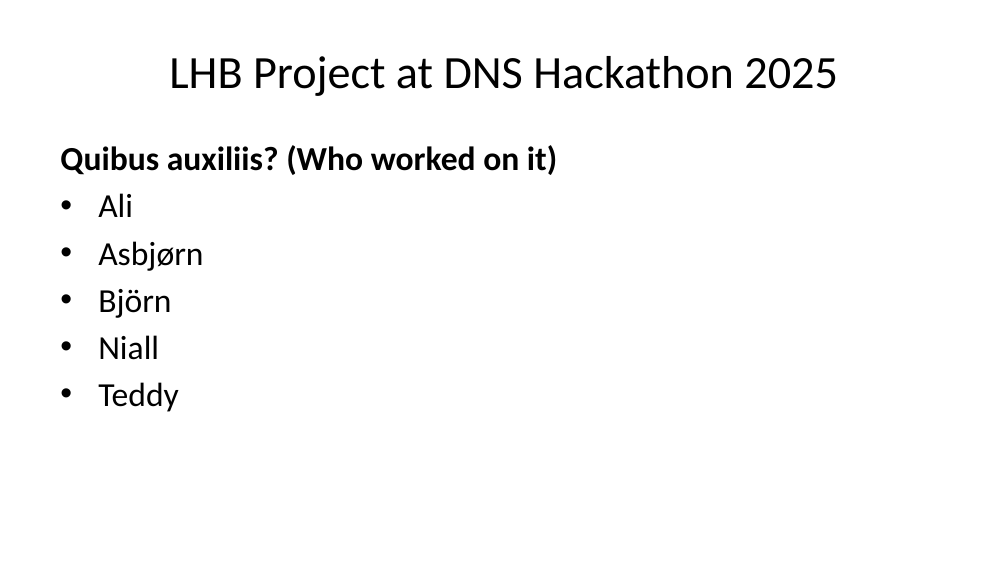
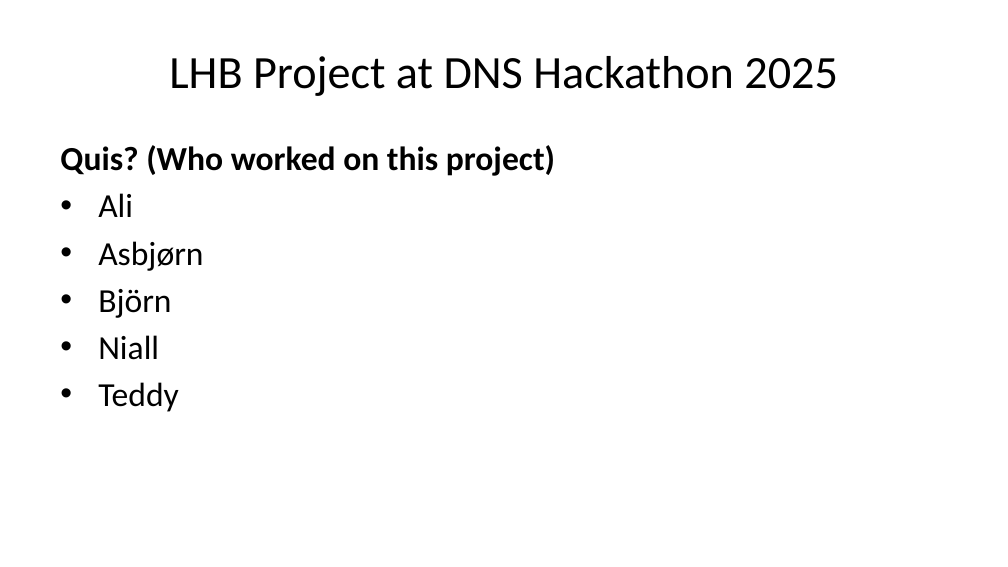
Before and after one commit to DNS-Hackathon/LHB, a slide deck: slide 3 of Slides.pptx (slide 6 before the commit). Drawn at 1008x567 pixels with LibreOffice and Linux fonts; fonts in the diff are those of the drawing. Boxes give left, top, right and bottom in pixels: in the first picture for what was removed or moved away, otherwise in the second. Text is boxed around its words. In the diff, an @@ line names an element or a change of style, - is before the commit and + after.

```diff
--- a/Slides.pptx
+++ b/Slides.pptx
@@ text at <box>60,145,555,176</box>: text changed @@
-Quibus auxiliis? (Who worked on it)
+Quis? (Who worked on this project)
```
Also in this commit, not shown: 2 other slides changed, 2 other files.
